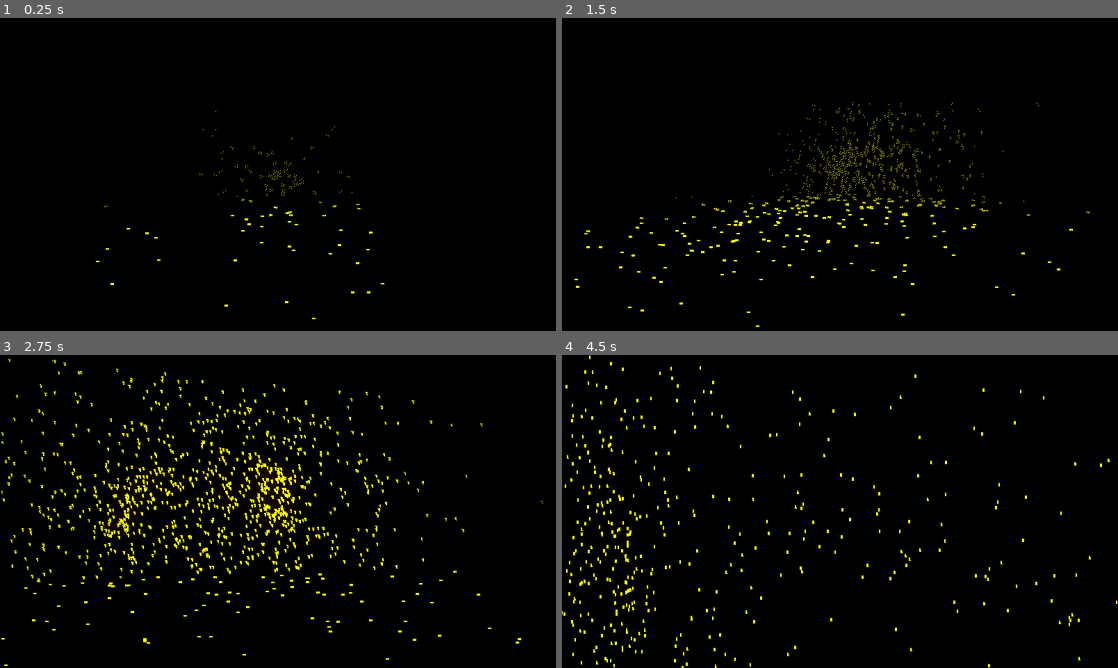
Above: before the commit, frames 1-4 (two rows, left to right).
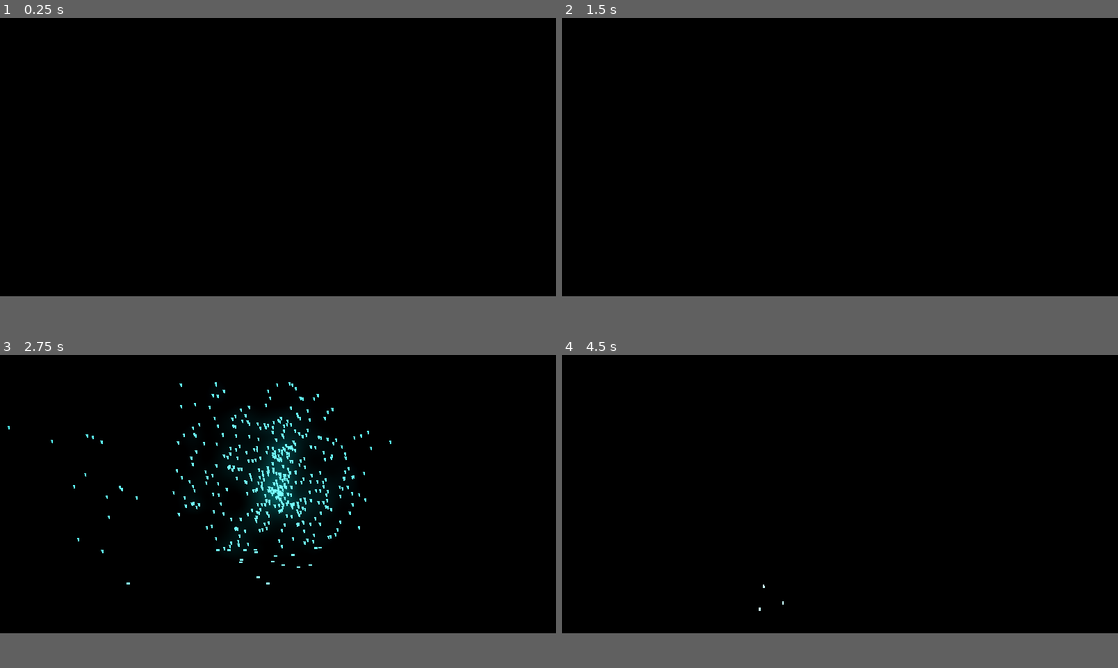
Above: after the commit, the same moments.

Repository: excessive/ludum-dare-59
Game: Godot game, scene res://main.tscn
Two runs of this game, one before a commit and one after it. Both use one fixed random seed, a clock stepped at 60 frames per second and the inputs below.
Inputs (mouse positions are in pixels of both pictures, inside the frame that each line leads up to):
- Up to frame 1 (0.25 s): no input
- Up to frame 2 (1.5 s): tap Enter (ui_accept) at 0.5, 0.77, 1.07 s; hold D (move_right) 0.53-1.28 s; hold Mouse wheel down (scan_channel_next) 0.53-1.28 s; click (840, 174) at 0.67 s; tap Mouse wheel up (scan_channel_prev) at 0.8, 1.35 s; move the mouse to (812, 174) at 1.27 s; hold W (move_forward) from 1.28 s (still down)
- Up to frame 3 (2.75 s): keep holding W (move_forward); tap Enter (ui_accept) at 1.52, 1.82, 2.3 s; click (250, 511) at 1.55 s; move the mouse to (289, 505) at 2.02 s; press the mouse at (289, 505) at 2.03 s
- Up to frame 4 (4.5 s): keep holding W (move_forward); move the mouse to (834, 517) at 2.77 s; release the mouse at (834, 517) at 2.78 s; tap Enter (ui_accept) at 2.85, 3.02, 3.32, 3.77, 4.07 s; click (834, 517) at 2.92 s; tap Mouse wheel down (scan_channel_next) at 3.05 s; move the mouse to (878, 514) at 3.52 s; hold Mouse wheel up (scan_channel_prev) 3.53-4.28 s; tap K (look_down) at 3.6 s; click (878, 514) at 3.67 s; move the mouse to (795, 508) at 4.27 s; tap J (look_left) at 4.35 s
The window is 800x450 before the commit and 800x400 after it. Grey fills any space a smaller window leaves; there, only what the larger window draws over its background counts as a difference.

The runs differ from the first frame. In frame 1, 0.2% of the frame differs, in the area x 17-70%, y 29-97%; in frame 2, 0.9%; in frame 3, 6.2%, in the area x 0-98%, y 1-100%; in frame 4, 1.4%.

Commit message:
add lidar channel changing

Diff:
--- a/main.tscn
+++ b/main.tscn
@@ -19,11 +19,15 @@
 background_mode = 1
 ambient_light_source = 1
 tonemap_mode = 1
+tonemap_exposure = 1.25
 glow_enabled = true
 glow_levels/6 = 0.1
 glow_levels/7 = 0.2
-glow_intensity = 0.1
-glow_bloom = 0.1
+glow_bloom = 0.2
+fog_enabled = true
+fog_light_color = Color(0, 0, 0, 1)
+fog_density = 0.25
+fog_sky_affect = 0.0
 
 [sub_resource type="CameraAttributesPractical" id="CameraAttributesPractical_0xm2m"]
 
--- a/player.gd
+++ b/player.gd
@@ -7,7 +7,7 @@
 	if not is_on_floor():
 		velocity += get_gravity() * delta
 
-	if Input.is_action_just_pressed("ui_accept") and is_on_floor():
+	if Input.is_action_pressed("ui_accept") and is_on_floor():
 		velocity.y = JUMP_VELOCITY
 
 	var cam := get_viewport().get_camera_3d()
--- a/player_camera.gd
+++ b/player_camera.gd
@@ -14,8 +14,6 @@
 	if not is_captured():
 		return
 	if event is InputEventMouseMotion:
-		#turn_ignore_timer = turn_ignore_time
-		#orbit_speed_target = orbit_speed_mouse
 		turn(event.relative * mouse_sensitivity)
 		get_viewport().set_input_as_handled()
 
--- a/project.godot
+++ b/project.godot
@@ -18,7 +18,7 @@
 
 [display]
 
-window/size/viewport_width=1280
+window/size/viewport_width=1440
 window/size/viewport_height=720
 
 [input]
--- a/tools/lidar.gd
+++ b/tools/lidar.gd
@@ -22,23 +22,34 @@
 	current_channel = wrapi(current_channel, 0, channels.size())
 	mesh.change_channel(channels[current_channel])
 
-func _physics_process(_delta: float) -> void:
-	if channels.is_empty():
-		return
+func _input(event: InputEvent) -> void:
+	if event.is_action_pressed(&"scan_channel_prev"):
+		current_channel = wrapi(current_channel - 1, 0, channels.size())
+		mesh.change_channel(channels[current_channel])
+	if event.is_action_pressed(&"scan_channel_next"):
+		current_channel = wrapi(current_channel + 1, 0, channels.size())
+		mesh.change_channel(channels[current_channel])
 
-	current_channel = wrapi(current_channel, 0, channels.size())
+func _scan():
 	var channel := channels[current_channel]
 	var dss := get_world_3d().direct_space_state
 	var from := global_position
 	var exclusions = [ get_rid() ]
 	exclusions.append_array(get_collision_exceptions())
 	for i in lidar_ray_count:
-		var r1 := randfn(0, lidar_spread/2)
+		var r1 := randf_range(-lidar_spread/2, lidar_spread/2)
 		var r2 := randf_range(0, TAU)
 		var dir := global_basis.z.rotated(global_basis.y, r1).rotated(global_basis.z, r2)
 		var to := from - dir * lidar_range
-		var ray := PhysicsRayQueryParameters3D.create(from, to, channel.collision_mask, exclusions)
+		var ray := PhysicsRayQueryParameters3D.create(from, to, channel.visibility_mask, exclusions)
 		var hit := dss.intersect_ray(ray)
 		if hit:
 			mesh.record(hit["position"])
-			#print("hit")
+
+func _physics_process(_delta: float) -> void:
+	if channels.is_empty():
+		return
+
+	current_channel = wrapi(current_channel, 0, channels.size())
+	if Input.is_action_pressed(&"scan_forward"):
+		_scan()
--- a/tools/lidar_blue.tres
+++ b/tools/lidar_blue.tres
@@ -5,6 +5,6 @@
 [resource]
 script = ExtResource("1_ig0mo")
 collision_mask = 9
-visibility_mask = 128
-color = Color(0, 0.29803923, 1, 1)
+visibility_mask = 8
+color = Color(0.07812985, 0.5809871, 0.89340943, 1)
 metadata/_custom_type_script = "uid://ui4apks0wqds"
--- a/tools/lidar_green.tres
+++ b/tools/lidar_green.tres
@@ -5,6 +5,6 @@
 [resource]
 script = ExtResource("1_g2vr5")
 collision_mask = 5
-visibility_mask = 64
-color = Color(0.34117648, 1, 0, 1)
+visibility_mask = 4
+color = Color(0.4058605, 0.8047059, 0.24858811, 1)
 metadata/_custom_type_script = "uid://ui4apks0wqds"
--- a/tools/lidar_mesh.gd
+++ b/tools/lidar_mesh.gd
@@ -35,8 +35,8 @@
 	material.emission_energy_multiplier = 10
 	material.point_size = 5
 	material.distance_fade_mode = BaseMaterial3D.DISTANCE_FADE_PIXEL_DITHER
-	material.distance_fade_min_distance = 15
-	material.distance_fade_max_distance = 5
+	material.distance_fade_min_distance = 30
+	material.distance_fade_max_distance = 15
 	material.use_point_size = true
 	material_override = material
 
--- a/tools/lidar_red.tres
+++ b/tools/lidar_red.tres
@@ -5,6 +5,6 @@
 [resource]
 script = ExtResource("1_ie6in")
 collision_mask = 3
-visibility_mask = 32
-color = Color(1, 0.16470589, 0, 1)
+visibility_mask = 2
+color = Color(0.96775836, 0.3748193, 0.12290748, 1)
 metadata/_custom_type_script = "uid://ui4apks0wqds"
